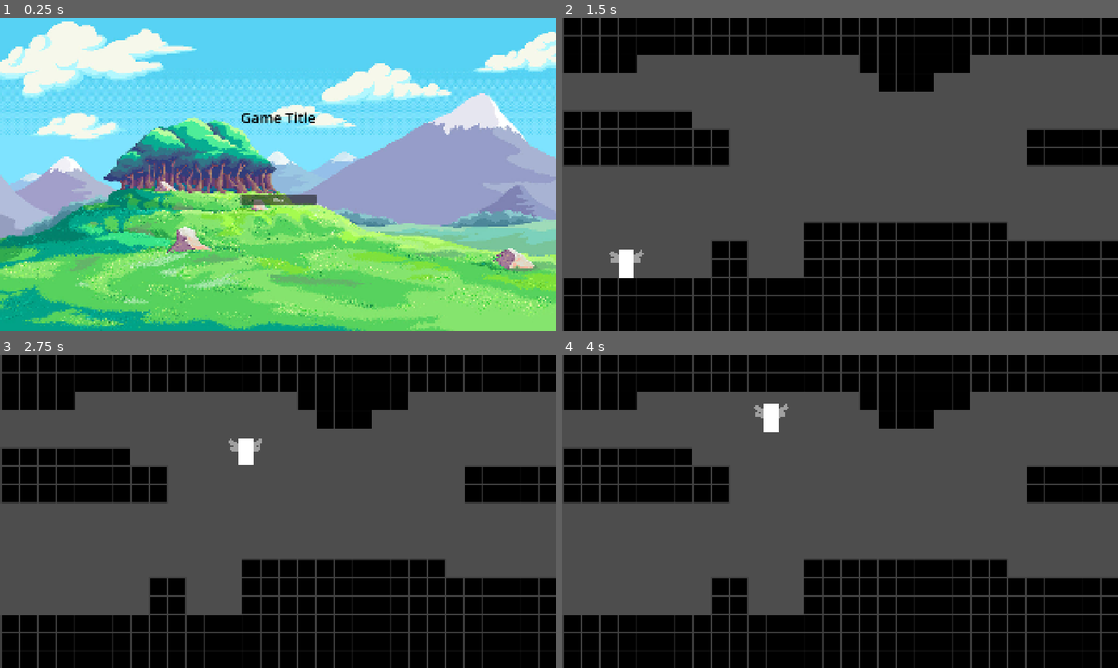
Above: before the commit, frames 1-4 (two rows, left to right).
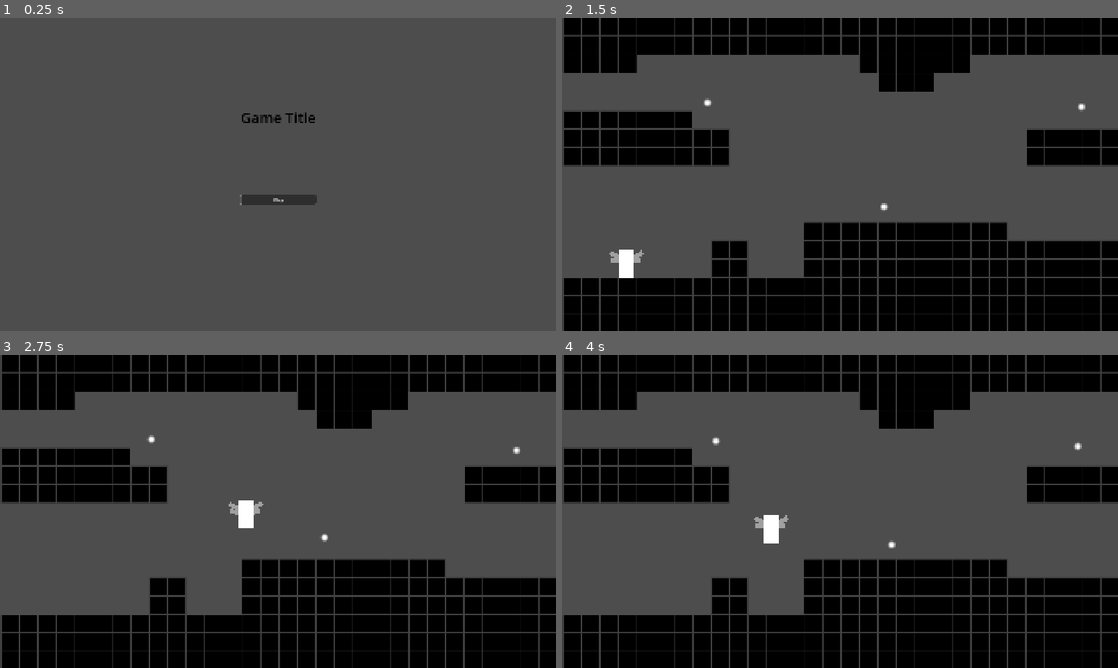
Above: after the commit, the same moments.

Repository: arceryz/LD57
Game: Godot game, scene res://scenes/main_menu/main_menu.tscn
Same seed, same stepped clock (60 frames per second), same inputs: the game is played once before the commit and once after it.
Inputs:
- Up to frame 1 (0.25 s): no input
- Up to frame 2 (1.5 s): click "Play" at 0.5 s; tap Enter (ui_accept) at 1.25, 1.35 s; hold D (move_right) from 1.28 s (still down)
- Up to frame 3 (2.75 s): keep holding D (move_right); tap Space (jump) at 1.52, 1.55, 1.82, 2.1, 2.27, 2.57 s; tap Enter (ui_accept) at 2.3 s
- Up to frame 4 (4 s): release D (move_right) at 2.78 s; hold A (move_left) 2.78-3.53 s; tap Enter (ui_accept) at 2.85, 3.6 s; tap Space (jump) at 3.05, 3.77 s; hold D (move_right) from 3.53 s (still down)

The runs differ from the first frame. In frame 1, 100% of the frame differs, in the area x 0-100%, y 0-100%; in frame 2, less than 0.1%; in frame 3, 0.7%; in frame 4, 0.8%.

Commit message:
Add light pips system.

Diff:
--- /dev/null
+++ b/assets/noise/noise_light_pip_movement.tres
@@ -0,0 +1,7 @@
+[gd_resource type="FastNoiseLite" format=3 uid="uid://ctf811v3n3hvq"]
+
+[resource]
+noise_type = 0
+fractal_type = 0
+fractal_octaves = 2
+metadata/_preview_in_3d_space_ = true
--- /dev/null
+++ b/assets/noise/noise_pip_circling.tres
@@ -0,0 +1,5 @@
+[gd_resource type="FastNoiseLite" format=3 uid="uid://bh7knm7mx6ll2"]
+
+[resource]
+noise_type = 0
+fractal_type = 0
--- /dev/null
+++ b/prefabs/light_pip/light_pip.gd
@@ -0,0 +1,60 @@
+@tool
+class_name LightPipC extends Area2D
+
+signal finished_activation(pip)
+
+@export var hover_radius: float = 50.0
+@export var hover_speed: float = 1.0
+@export var noise: FastNoiseLite
+
+const FLY_SPEED: float = 1000.0
+const APPROACH_DISTANCE: float = 10.0
+
+@onready var Sprite: Node2D = $Sprite
+var activation_cooldown: float = 0.0
+var activation_timer: SceneTreeTimer
+
+var time: float = 0.0
+var target_node: Node2D
+var is_approaching := true
+var is_hovering := true
+var is_activated := false
+
+func _ready() -> void:
+	time = randf() * 1000.0
+
+func _process(delta: float) -> void:
+	# Pip is hovering if it has no target.
+	# Else it will fly to target with certain speed.
+	if is_hovering:
+		time += delta*hover_speed
+		Sprite.position.x = hover_radius*noise.get_noise_1d(time+500.0)
+		Sprite.position.y = hover_radius*noise.get_noise_1d(-time)
+	elif is_approaching:
+		var diff: Vector2 = target_node.global_position - position
+		if diff.length() > APPROACH_DISTANCE:
+			position += diff.normalized() * FLY_SPEED * delta
+
+	if is_activated:
+		queue_redraw()
+
+# Play sound/animation and start hovering again.
+# After a delay, start flying back to the target.
+func activate(delay: float):
+	is_hovering = true
+	is_activated = true
+	is_approaching = true
+
+	activation_timer = get_tree().create_timer(delay)
+	activation_cooldown = delay
+	await activation_timer.timeout
+
+	is_hovering = false
+	is_activated = false
+	queue_redraw()
+	finished_activation.emit(self)
+
+#func _draw() -> void:
+#	if is_activated:
+#		var f := activation_timer.time_left / activation_cooldown
+#		draw_arc(Sprite.position, 25.0, 0, TAU - TAU * f, 32, Color.WHITE, 2.0, true)
--- a/prefabs/light_pip/light_pip.tscn
+++ b/prefabs/light_pip/light_pip.tscn
@@ -1,3 +1,33 @@
-[gd_scene format=3 uid="uid://dq45dri0s7nq4"]
+[gd_scene load_steps=6 format=3 uid="uid://dq45dri0s7nq4"]
 
-[node name="LightPip" type="Node2D"]
+[ext_resource type="Script" uid="uid://biks42v5yaqkl" path="res://prefabs/light_pip/light_pip.gd" id="1_ai561"]
+[ext_resource type="FastNoiseLite" uid="uid://ctf811v3n3hvq" path="res://assets/noise/noise_light_pip_movement.tres" id="2_nji22"]
+
+[sub_resource type="Gradient" id="Gradient_7ll3s"]
+offsets = PackedFloat32Array(0.311688, 0.844156)
+colors = PackedColorArray(1, 1, 1, 1, 1, 1, 1, 0)
+
+[sub_resource type="GradientTexture2D" id="GradientTexture2D_ai561"]
+gradient = SubResource("Gradient_7ll3s")
+width = 32
+height = 32
+fill = 1
+fill_from = Vector2(0.504274, 0.5)
+fill_to = Vector2(0.854701, 0.0555556)
+
+[sub_resource type="CircleShape2D" id="CircleShape2D_nji22"]
+radius = 32.0
+
+[node name="LightPip" type="Area2D"]
+script = ExtResource("1_ai561")
+hover_radius = 20.0
+hover_speed = 30.0
+noise = ExtResource("2_nji22")
+
+[node name="Sprite" type="Sprite2D" parent="."]
+z_index = 2
+position = Vector2(-15.1892, 3.28263)
+texture = SubResource("GradientTexture2D_ai561")
+
+[node name="Shape" type="CollisionShape2D" parent="."]
+shape = SubResource("CircleShape2D_nji22")
--- /dev/null
+++ b/prefabs/player/pip_holder.gd
@@ -0,0 +1,101 @@
+@tool
+class_name PipHolderC extends Area2D
+
+@export_group("Visuals")
+@export var debug_count := 3
+@export_range(0, 200.0) var xradius: float = 100.0
+@export_range(0, 200.0) var yradius: float = 150.0
+@export_range(0, 100.0) var variation: float = 30.0
+@export_range(0, 3.0) var rotation_speed: float = 0.3
+@export var noise: FastNoiseLite
+
+const PIP_RECOVERY_TIME: float = 1.0
+
+const PackedLightPip := preload("uid://dq45dri0s7nq4")
+var rng := RandomNumberGenerator.new()
+var time := 0.0
+
+var anchored_pips: Array[LightPipC] = []
+var all_collected_pips: Array[LightPipC] = []
+var random_seeds: Array[int] = []
+var reposition_tween: Tween
+var reposition_start_points: Array[Vector2] = []
+
+func _ready() -> void:
+	area_entered.connect(_on_area_entered)
+
+	if Engine.is_editor_hint():
+		for i in range(debug_count):
+			var pip := PackedLightPip.instantiate()
+			add_child(pip)
+			receive_pip(pip)
+
+func _process(delta: float) -> void:
+	if Input.is_action_just_pressed("ui_accept"):
+		reposition_anchored_pips()
+	time = wrap(time+rotation_speed*delta, 0, 1)
+
+	# Anchored pips get their position updated.
+	for i in range(len(anchored_pips)):
+		var pip: LightPipC = anchored_pips[i]
+		pip.position = global_position +  sample_pip_trajectory(i)
+
+func sample_pip_trajectory(i: int) -> Vector2:
+	return sample_trajectory(time + float(i) / len(anchored_pips), random_seeds[i])
+
+func sample_trajectory(t: float, randomseed: int) -> Vector2:
+	rng.seed = randomseed
+	var vec := Vector2.ZERO
+	var noise1 := noise.get_noise_2d(rng.randf()*1000.0 + time, rng.randf()*1000.0)
+	var noise2 := noise.get_noise_2d(rng.randf()*1000.0 - time, rng.randf()*1000.0)
+	vec.x = (xradius + noise1 * variation) * cos(t*TAU)
+	vec.y = (yradius + noise2 * variation) * sin(t*TAU)
+	return vec
+
+func _on_area_entered(newpip: Area2D):
+	# Incoming pips get added back to the list.
+	if newpip is LightPipC:
+		receive_pip(newpip)
+
+func receive_pip(newpip: LightPipC):
+	if not Engine.is_editor_hint():
+		if newpip not in get_overlapping_areas(): return
+		if newpip.is_activated: return
+		if newpip in anchored_pips: return
+	anchored_pips.append(newpip)
+
+	# First time.
+	if newpip not in all_collected_pips:
+		random_seeds.append(randi())
+		reposition_start_points.append(Vector2.ZERO)
+		all_collected_pips.append(newpip)
+		newpip.finished_activation.connect(receive_pip)
+
+	newpip.target_node = self
+	newpip.is_hovering = false
+	newpip.is_approaching = false
+	reposition_anchored_pips()
+	pass
+
+func reposition_anchored_pips():
+	if reposition_tween: reposition_tween.kill()
+	for i in range(len(anchored_pips)):
+		reposition_start_points[i] = anchored_pips[i].global_position - global_position
+	reposition_tween = create_tween()
+	reposition_tween.tween_method(reposition_lerp_pips, 0.0, 1.0, 0.5).set_ease(Tween.EASE_OUT).set_trans(Tween.TRANS_SINE)
+
+func reposition_lerp_pips(f: float):
+	for i in range(len(anchored_pips)):
+		var pip: LightPipC = anchored_pips[i]
+		pip.position = global_position + lerp(reposition_start_points[i], sample_pip_trajectory(i), f)
+	pass
+
+# We try to take an anchored pip and activate it,
+# if we have pips left, returns true.
+# Pips return automatically after hovering for a while.
+func use_pip() -> bool:
+	if len(anchored_pips) == 0:
+		return false
+	var pip: LightPipC = anchored_pips.pop_back()
+	pip.activate(PIP_RECOVERY_TIME)
+	return true
--- a/prefabs/player/player.gd
+++ b/prefabs/player/player.gd
@@ -1,4 +1,4 @@
-extends CharacterBody2D
+class_name PlayerC extends CharacterBody2D
 
 const SPEED: float = 500.0
 const JUMP_VELOCITY: float = 700.0
@@ -7,6 +7,7 @@
 
 @onready var Wings: Node2D = $Wings
 @onready var Anim: AnimationPlayer = $Anim
+@onready var PipHolder: PipHolderC = $PipHolder
 
 var jump_charges: int = 1
 
@@ -16,7 +17,7 @@
 			velocity.y = -JUMP_VELOCITY
 	else:
 		velocity += get_gravity() * delta
-		if Input.is_action_just_pressed("jump"):
+		if Input.is_action_just_pressed("jump") and PipHolder.use_pip():
 			flap()
 
 	var direction := Input.get_axis("move_left", "move_right")
--- a/prefabs/player/player.tscn
+++ b/prefabs/player/player.tscn
@@ -1,6 +1,8 @@
-[gd_scene load_steps=7 format=3 uid="uid://cm7tfs3l6606r"]
+[gd_scene load_steps=10 format=3 uid="uid://cm7tfs3l6606r"]
 
 [ext_resource type="Script" uid="uid://dwf0ubfy7ls7y" path="res://prefabs/player/player.gd" id="1_sxsrd"]
+[ext_resource type="Script" uid="uid://dhh3fvtw25871" path="res://prefabs/player/pip_holder.gd" id="2_rdx4y"]
+[ext_resource type="FastNoiseLite" uid="uid://bh7knm7mx6ll2" path="res://assets/noise/noise_pip_circling.tres" id="3_wv1mm"]
 
 [sub_resource type="Gradient" id="Gradient_tvfjm"]
 offsets = PackedFloat32Array(0.5)
@@ -32,7 +34,10 @@
 &"flap": SubResource("Animation_sxsrd")
 }
 
-[node name="Player" type="CharacterBody2D"]
+[sub_resource type="CircleShape2D" id="CircleShape2D_wv1mm"]
+radius = 111.018
+
+[node name="Player" type="CharacterBody2D" groups=["light_pip"]]
 script = ExtResource("1_sxsrd")
 
 [node name="Sprite2D" type="Sprite2D" parent="."]
@@ -45,7 +50,7 @@
 shape = SubResource("RectangleShape2D_tvfjm")
 
 [node name="Wings" type="Node2D" parent="."]
-position = Vector2(0, 0.183625)
+position = Vector2(0, 0.0909176)
 
 [node name="Left" type="Node2D" parent="Wings"]
 
@@ -85,3 +90,14 @@
 libraries = {
 &"": SubResource("AnimationLibrary_rdx4y")
 }
+
+[node name="PipHolder" type="Area2D" parent="."]
+script = ExtResource("2_rdx4y")
+xradius = 72.707
+yradius = 90.0
+variation = 20.0
+rotation_speed = 0.2
+noise = ExtResource("3_wv1mm")
+
+[node name="CollisionShape2D" type="CollisionShape2D" parent="PipHolder"]
+shape = SubResource("CircleShape2D_wv1mm")
--- a/project.godot
+++ b/project.godot
@@ -16,8 +16,13 @@
 config/features=PackedStringArray("4.4", "GL Compatibility")
 config/icon="uid://br0gk6lcq8cp4"
 
+[autoload]
+
+Global="*res://scripts/global.gd"
+
 [debug]
 
+gdscript/warnings/unassigned_variable=0
 gdscript/default_gravity=980.0
 
 [display]
--- a/scenes/levels/level_1.tscn
+++ b/scenes/levels/level_1.tscn
@@ -1,7 +1,8 @@
-[gd_scene load_steps=3 format=4 uid="uid://c1yic57wkrj1e"]
+[gd_scene load_steps=4 format=4 uid="uid://c1yic57wkrj1e"]
 
 [ext_resource type="TileSet" uid="uid://ym7uw0mbpfsf" path="res://assets/tilemap/tilemap1.tres" id="1_ksju7"]
 [ext_resource type="PackedScene" uid="uid://cm7tfs3l6606r" path="res://prefabs/player/player.tscn" id="2_6iamk"]
+[ext_resource type="PackedScene" uid="uid://dq45dri0s7nq4" path="res://prefabs/light_pip/light_pip.tscn" id="3_nsrm0"]
 
 [node name="Level1" type="Control"]
 layout_mode = 3
@@ -26,3 +27,12 @@
 [node name="TileMapLayer" type="TileMapLayer" parent="."]
 tile_map_data = PackedByteArray("AAAAAA4ABQAAAAAAAAAAAA8ABQAAAAAAAAAAABAABQAAAAAAAAABAA4ABQAAAAAAAAABAA8ABQAAAAAAAAABAB …(3904 unchanged characters)…
 tile_set = ExtResource("1_ksju7")
+
+[node name="LightPip" parent="." instance=ExtResource("3_nsrm0")]
+position = Vector2(1125, 640)
+
+[node name="LightPip2" parent="." instance=ExtResource("3_nsrm0")]
+position = Vector2(511, 307)
+
+[node name="LightPip3" parent="." instance=ExtResource("3_nsrm0")]
+position = Vector2(1778, 324)
--- a/scenes/main_menu/main_menu.tscn
+++ b/scenes/main_menu/main_menu.tscn
@@ -16,6 +16,7 @@
 Level1 = ExtResource("2_uqeha")
 
 [node name="TitleImage" type="TextureRect" parent="."]
+visible = false
 layout_mode = 1
 anchors_preset = 15
 anchor_right = 1.0
--- /dev/null
+++ b/scripts/global.gd
@@ -0,0 +1,4 @@
+extends Node
+
+func _ready() -> void:
+	randomize()
Not shown, added: prefabs/light_pip/light_pip.gd.uid
Not shown, added: prefabs/player/pip_holder.gd.uid
Not shown, added: scripts/global.gd.uid
